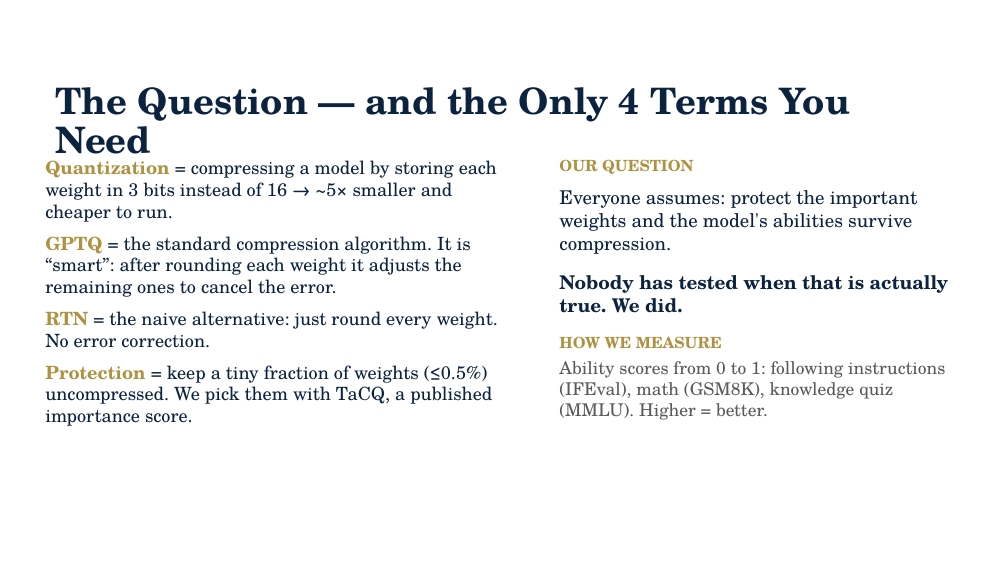
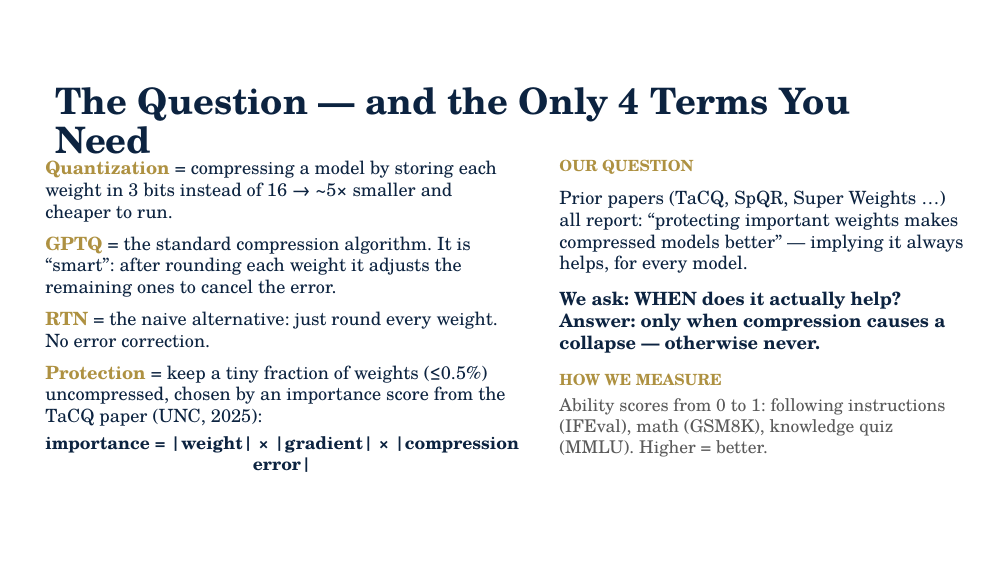
Before and after one commit to JiahaoZheng24/Instruction-Following-Attention-Head-Sensitive, a slide deck: slide 2 of paper/IFH_advisor_update_2026-09-03.pptx. Drawn at 1008x568 pixels with LibreOffice and Linux fonts; fonts in the diff are those of the drawing; background and template pictures are left out. Boxes give left, top, right and bottom in pixels: in the first picture for what was removed or moved away, otherwise in the second. Text is boxed around its words. In the diff, an @@ line names an element or a change of style, - is before the commit and + after.

```diff
--- a/paper/IFH_advisor_update_2026-09-03.pptx
+++ b/paper/IFH_advisor_update_2026-09-03.pptx
@@ text at box(559, 190, 964, 353): text changed; size 13.5 to 13 pt @@
-Everyone assumes: protect the important weights and the model's abilities survive compression.
-Nobody has tested when that is actually true. We did.
+Prior papers (TaCQ, SpQR, Super Weights …) all report: “protecting important weights makes compressed models better” — implying it always helps, for every model.
+We ask: WHEN does it actually help? Answer: only when compression causes a collapse — otherwise never.
@@ text at box(45, 365, 519, 472): text changed @@
-Protection = keep a tiny fraction of weights (≤0.5%) uncompressed. We pick them with TaCQ, a published importance score.
+Protection = keep a tiny fraction of weights (≤0.5%) uncompressed, chosen by an importance score from the TaCQ paper (UNC, 2025):
+importance = |weight| × |gradient| × |compression error|
```
Also in this commit, not shown: 4 other slides changed.
